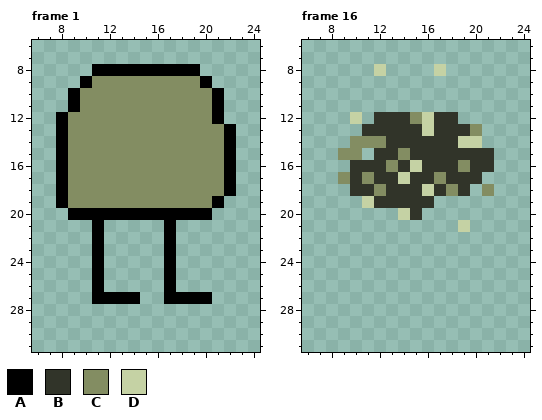
Pixel-art file, stored at sprites.aseprite. The picture above was drawn from the file before the commit.
32x32 pixels, 18 frames. Shown: frame 1: x 6..24, y 6..31; frame 16: x 6..24, y 6..31. The commit also changed other frames, which this record leaves out.
Visible layers, top first: "Lines", "colors".
Palette (. is transparent): A #000000  B #313429  C #838d62  D #c5d2a4
Pixels before, frame 1, first column x 8:
 8 ...AAAAAAAAA...
 9 ..ACCCCCCCCCA..
10 .ACCCCCCCCCCCA.
11 .ACCCCCCCCCCCA.
12 ACCCCCCCCCCCCA.
13 ACCCCCCCCCCCCCA
14 ACCCCCCCCCCCCCA
15 ACCCCCCCCCCCCCA
16 ACCCCCCCCCCCCCA
17 ACCCCCCCCCCCCCA
18 ACCCCCCCCCCCCCA
19 ACCCCCCCCCCCCA.
20 .AAAAAAAAAAAA..
21 ...A.....A.....
22 ...A.....A.....
23 ...A.....A.....
24 ...A.....A.....
25 ...A.....A.....
26 ...A.....A.....
27 ...AAAA..AAAA..
Pixels before, frame 16, first column x 9:
 8 ...D....D....
 9 .............
10 .............
11 .............
12 .D.BBBCDBB...
13 ..BBBBBDBBBC.
14 .CCCBBBBBBDD.
15 CC.BBCBBBBBBB
16 .BBBCBDBBBCBB
17 CBCBBDBBCBBB.
18 .BBCBBBDBCB.C
19 ..DBBBBB.....
20 .....DB......
21 ..........D..
Once edited:
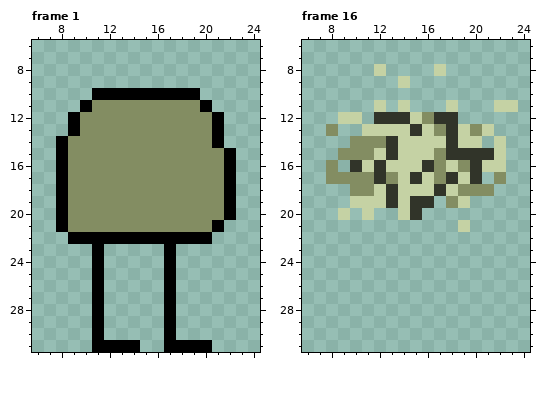
Edits made:
Changed rows in their new state; - is an unchanged pixel.
Frame 1, layers "Lines", "colors":
first column x 8:
 8 ---.........---
 9 --...........--
10 -..AAAAAAAAA..-
11 -.A---------A.-
12 .A-------------
13 .A-----------A.
14 -------------A.
first column x 8:
19 -------------CA
20 ACCCCCCCCCCCCCA
21 ACCCCCCCCCCCCA-
22 -AA-AAAAA-AAA--
first column x 11:
27 -...---...
28 A-----A---
29 A-----A---
30 A-----A---
31 AAAA--AAAA
Frame 16, layer "colors":
first column x 8:
 9 ------D---------
11 ----D-D---D---DD
12 -D-----DC-------
13 C--DDDD--C-D-D--
14 ------DDDD----D-
15 ---CD-DDDC----D-
16 C--D-DD--CD--DD-
17 C-C--C--D--D--C-
18 --CCD-DD--DCC---
19 --D-D-D---CD----
20 -D-D------------
Pixel boxes of the changes (left, top, right, bottom) in both pictures:
changed: (56, 64, 236, 148)
changed: (56, 196, 236, 244)
changed: (92, 292, 212, 352)
changed: (326, 76, 518, 220)
